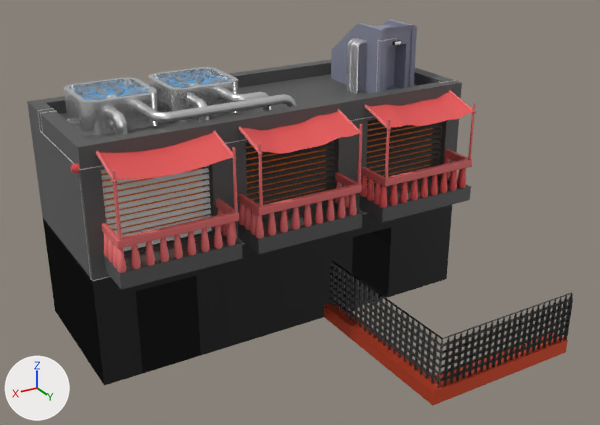
The Blender file Motel.blend: old version first, new version second.
Both versions are drawn from a 50 mm lens placed at (0.36, 2.07, 2.1), pointed at (-1.16, -0.46, 0.84). Lighting does not change. The marker at lower left points along +X, +Y and +Z.

In view in the first picture: 'Vert.002', 'Vert.014'.
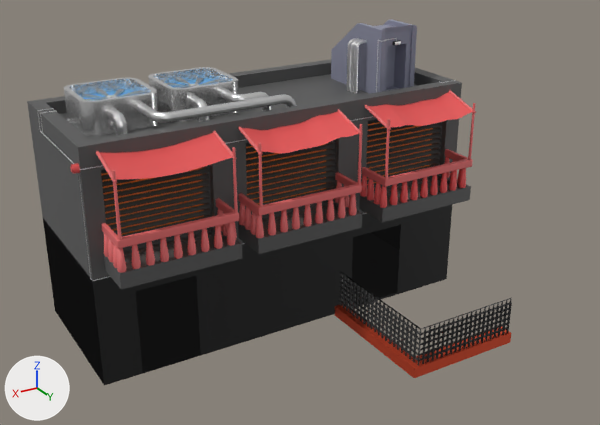
Edits to the scene script, one JSON object a line:
```json
{"block": "me_vert_015", "where": "# used by ob_vert_014; location = (-0.351, -1.042, 1.111)"}
{"op": "remove", "block": "me_vert_015", "code": "me_vert_015.from_pydata(...)  # 2280 vertices, 2978 faces; spans x -1.65..0.0, y -0.12..1.24, z -0.81..-0.38"}
{"op": "add", "block": "me_vert_015", "code": "me_vert_015.from_pydata(...)  # 2214 vertices, 2845 faces; spans x -1.64..0.0, y -0.12..1.07, z -0.82..-0.38"}
{"block": "me_vert_015", "change": "me_vert_015 part 1: the loose piece of 2146 vertices spanning x -1.65..-0.99, y 0.51..1.24, z -0.76..-0.55 is rebuilt with 2084 vertices and now spans x -1.52..-1.04, y 0.52..1.07, z -0.78..-0.62"}
{"block": "me_vert_015", "change": "me_vert_015 part 2: the loose piece of 20 vertices spanning x -1.64..-0.97, y 0.52..1.24, z -0.81..-0.76 is rebuilt with 16 vertices and now spans x -1.51..-1.02, y 0.52..1.07, z -0.82..-0.78"}
{"block": "me_vert_015", "change": "me_vert_015 part 3"}
{"block": "me_vert_015", "change": "16 vertices are removed from x -1.32..-1.3, y -0.12..0.52, z -0.81..-0.38"}
{"block": "me_vert_015", "change": "31 faces are deleted"}
{"block": "me_vert_015", "change": "4 vertices are added at (-1.35, 0.52, -0.8), (-1.35, 0.52, -0.47), (-1.35, 0.52, -0.47), (-1.35, 0.52, -0.8)"}
{"block": "me_vert_015", "change": "12 new vertices lie (0.27, 0.0, 0.0) away from vertices in x -1.64, y -0.12..0.52, z -0.81..-0.38"}
{"block": "me_vert_015", "change": "31 new faces join them, mat_material (dark grey #575757)"}
{"block": "me_vert_017", "where": "me_vert_017.from_pydata(...)  # 16851 vertices, 13970 faces, 16 loose edges; spans x -1.64..0.02, y -0.12..0.68, z -0.46..0.35"}
{"block": "me_vert_017", "where": "# used by ob_vert_002; location = (-0.351, -1.042, 1.111)"}
{"block": "me_vert_017", "change": "me_vert_017 part 4: all 14 faces that had it switch from mat_material_008 (white #e7e7e7) to mat_material_013 (dark grey #4f4f4f)"}
```

Boxes (x1, y1, x2, y2) around the edits, measured in the pictures (600 x 425 px; the box of a moved part takes in the faces that stretch with it):
```json
{"object": "Vert.014", "change": "reshaped", "before": [43, 205, 573, 405], "after": [43, 205, 512, 385], "on screen": "11% narrower, 10% shorter"}
{"part": 1, "of": "me_vert_015", "change": "rebuilt", "before": [329, 260, 573, 388], "after": [339, 272, 512, 366], "on screen": "29% narrower, 26% shorter"}
{"part": 2, "of": "me_vert_015", "change": "rebuilt", "before": [324, 303, 568, 405], "after": [335, 305, 511, 378], "on screen": "28% narrower, 28% shorter"}
{"part": 3, "of": "me_vert_015", "change": "moved or reshaped", "before": [351, 205, 452, 308], "after": [351, 205, 452, 308]}
{"part": 4, "of": "me_vert_017", "change": "recoloured", "before": [101, 165, 212, 251], "after": [101, 165, 212, 251]}
```
